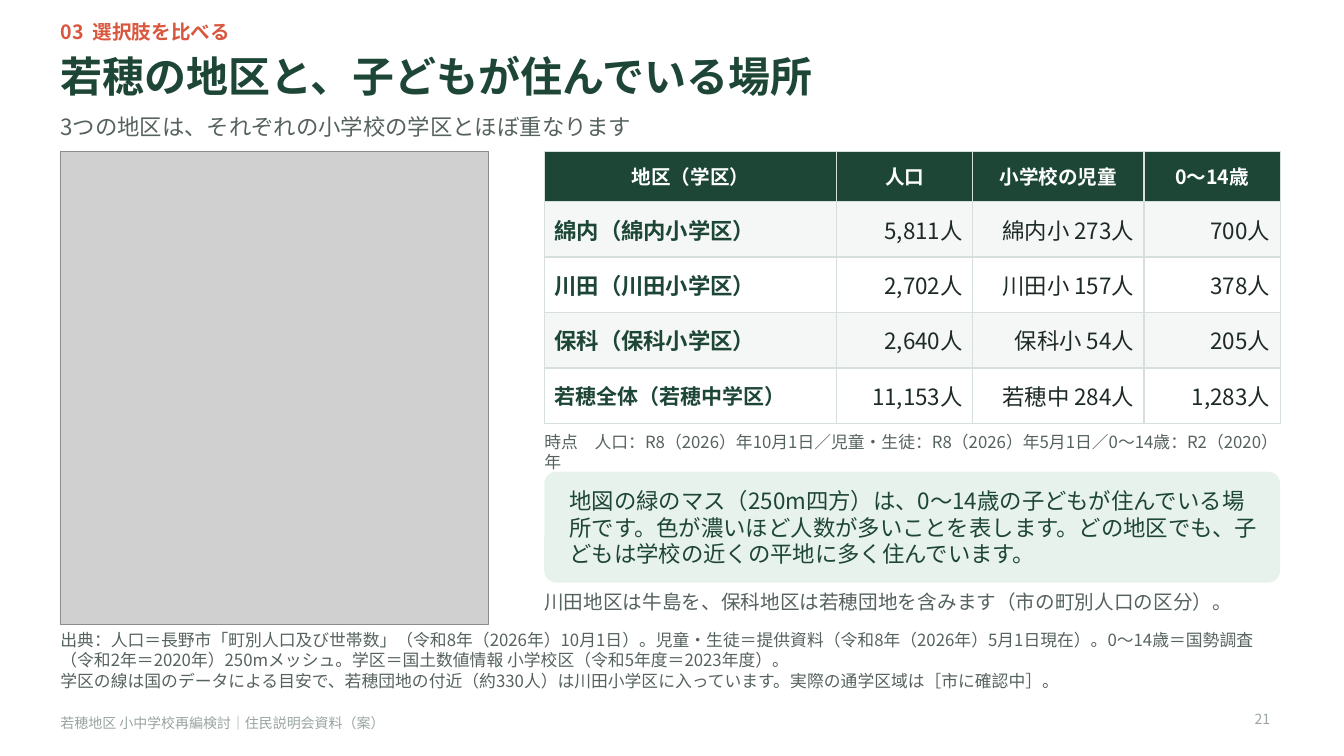
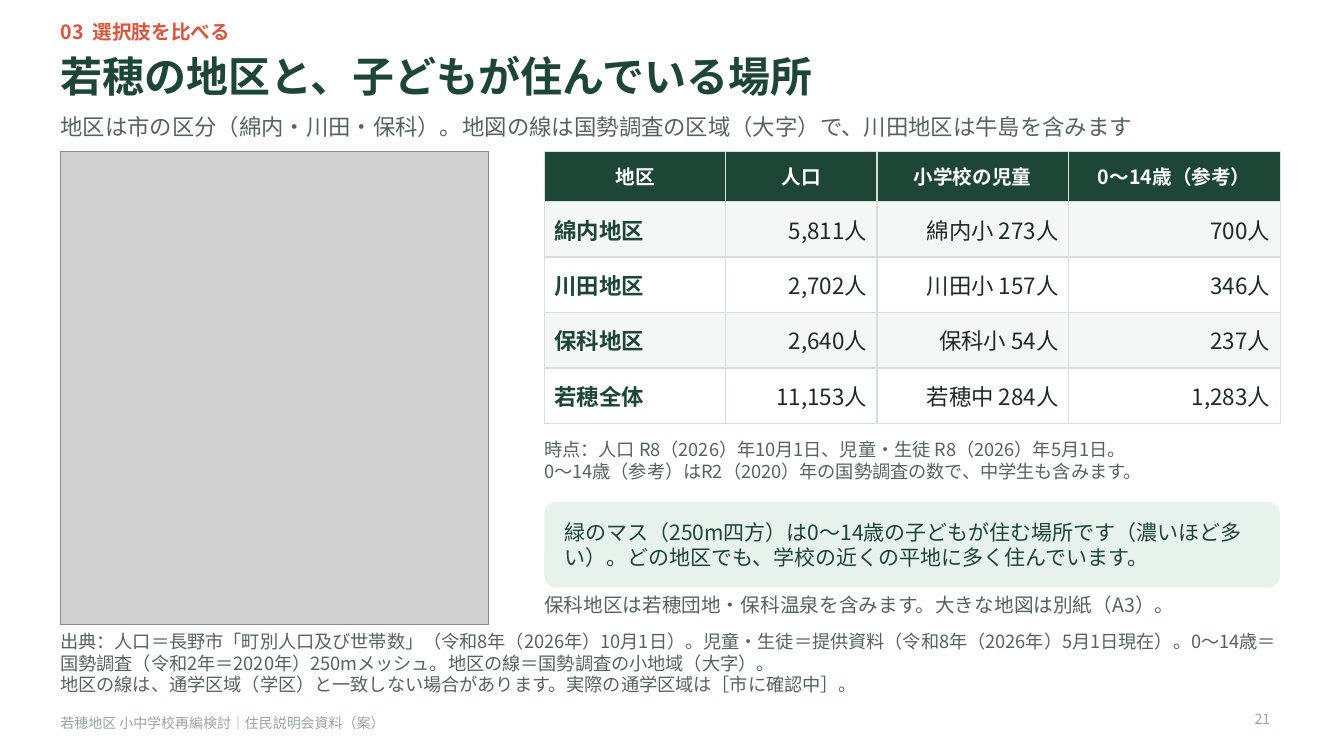
Before and after one commit to Masaki12008/GS, a slide deck: slide 21 of output/若穂地区_住民説明会資料.pptx. Drawn at 1344x756 pixels with LibreOffice and Linux fonts; fonts in the diff are those of the drawing; grey boxes stand for pictures. Boxes give left, top, right and bottom in pixels: in the first picture for what was removed or moved away, otherwise in the second. Text is boxed around its words. In the diff, an @@ line names an element or a change of style, - is before the commit and + after.

```diff
--- a/output/若穂地区_住民説明会資料.pptx
+++ b/output/若穂地区_住民説明会資料.pptx
@@ text at <box>60,116,1132,137</box>: text changed @@
-3つの地区は、それぞれの小学校の学区とほぼ重なります
+地区は市の区分（綿内・川田・保科）。地図の線は国勢調査の区域（大字）で、川田地区は牛島を含みます
@@ table at <box>544,151,1280,413</box> @@
-row 1, column 1: 地区（学区）
+row 1, column 1: 地区
-row 1, column 4: 0〜14歳
+row 1, column 4: 0〜14歳（参考）
-row 2, column 1: 綿内（綿内小学区）
+row 2, column 1: 綿内地区
-row 3, column 1: 川田（川田小学区）
+row 3, column 1: 川田地区
-row 3, column 4: 378人
+row 3, column 4: 346人
-row 4, column 1: 保科（保科小学区）
+row 4, column 1: 保科地区
-row 4, column 4: 205人
+row 4, column 4: 237人
-row 5, column 1: 若穂全体（若穂中学区）
+row 5, column 1: 若穂全体
@@ text at <box>544,440,1142,480</box>: text changed; size 12 to 13 pt @@
-時点 人口：R8（2026）年10月1日／児童・生徒：R8（2026）年5月1日／0〜14歳：R2（2020）年
+時点：人口 R8（2026）年10月1日、児童・生徒 R8（2026）年5月1日。
+0〜14歳（参考）はR2（2020）年の国勢調査の数で、中学生も含みます。
@@ rounded rectangle: place and size @@
-rounded rectangle at <box>544,472,1280,583</box>
+rounded rectangle at <box>544,502,1280,588</box>
@@ rounded rectangle at <box>544,502,1280,588</box>: proportions changed @@
@@ text at <box>564,522,1241,567</box>: text changed; size 16 to 15 pt @@
-地図の緑のマス（250m四方）は、0〜14歳の子どもが住んでいる場所です。色が濃いほど人数が多いことを表します。どの地区でも、子どもは学校の近くの平地に多く住んでいます。
+緑のマス（250m四方）は0〜14歳の子どもが住む場所です（濃いほど多い）。どの地区でも、学校の近くの平地に多く住んでいます。
@@ text at <box>544,595,1174,614</box>: text changed @@
-川田地区は牛島を、保科地区は若穂団地を含みます（市の町別人口の区分）。
+保科地区は若穂団地・保科温泉を含みます。大きな地図は別紙（A3）。
@@ text at <box>60,632,1275,693</box>: text changed; size 12 to 13 pt @@
-出典：人口＝長野市「町別人口及び世帯数」（令和8年（2026年）10月1日）。児童・生徒＝提供資料（令和8年（2026年）5月1日現在）。0〜14歳＝国勢調査（令和2年＝2020年）250mメッシュ。学区＝国土数値情報 小学校区（令和5年度＝2023年度）。
-学区の線は国のデータによる目安で、若穂団地の付近（約330人）は川田小学区に入っています。実際の通学区域は［市に確認中］。
+出典：人口＝長野市「町別人口及び世帯数」（令和8年（2026年）10月1日）。児童・生徒＝提供資料（令和8年（2026年）5月1日現在）。0〜14歳＝国勢調査（令和2年＝2020年）250mメッシュ。地区の線＝国勢調査の小地域（大字）。
+地区の線は、通学区域（学区）と一致しない場合があります。実際の通学区域は［市に確認中］。
```
Also in this commit, not shown: 27 other slides changed, 14 other files.
